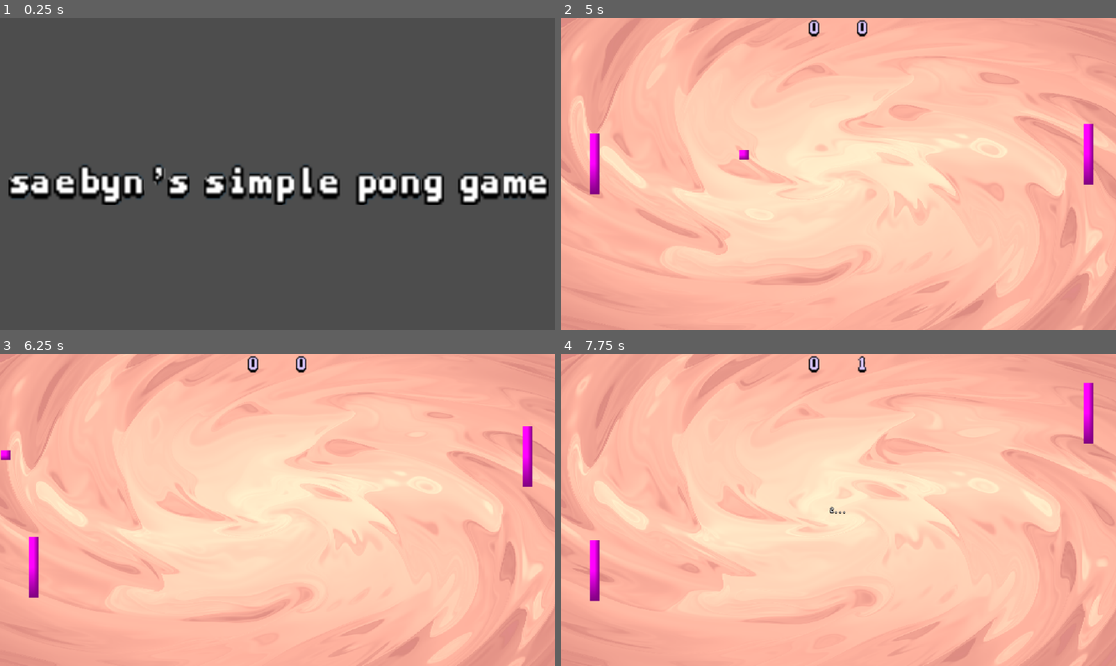
Above: before the commit, frames 1-4 (two rows, left to right).
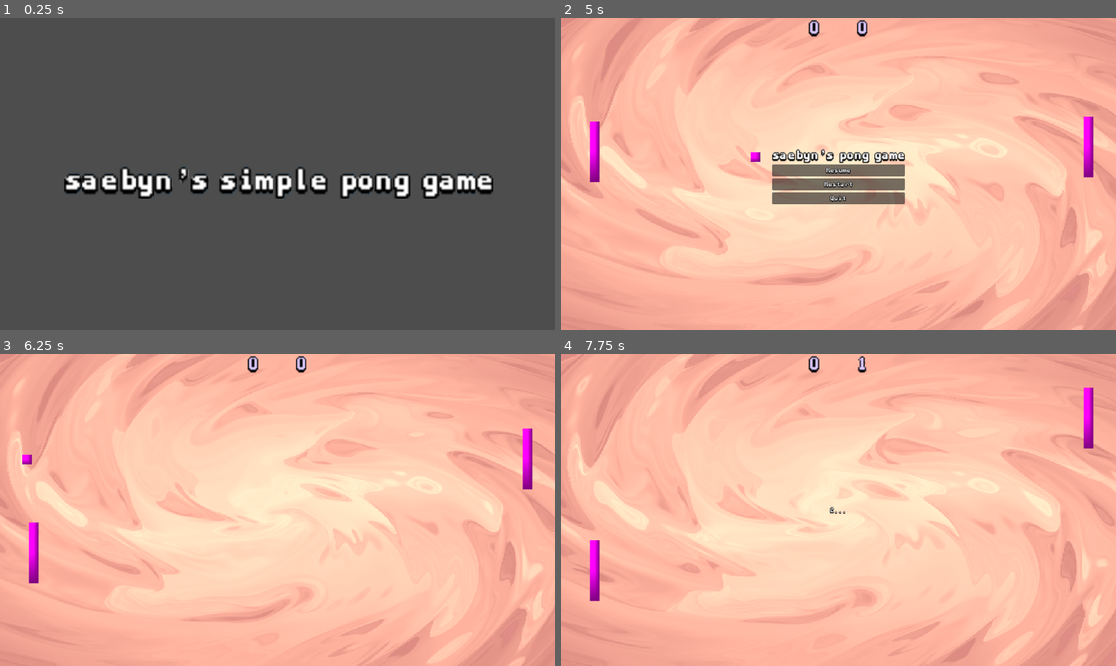
Above: after the commit, the same moments.

Repository: saebyn/godot-pong-game
Game: Godot game, scene res://scenes/splash.tscn
The game is run twice, just before and just after one commit, with the same random seed, the same clock (stepped at 60 frames per second) and the same inputs.
Inputs (mouse positions are in pixels of both pictures, inside the frame that each line leads up to):
- Up to frame 1 (0.25 s): no input
- Up to frame 2 (5 s): tap Enter at 0.5 s; move the mouse to (960, 158) at 0.52 s; hold W (move_up) 0.53-1.25 s; click (960, 158) at 0.67 s; click "Start" at 1.25 s; move the mouse to (727, 189) at 2.02 s; hold R (move_down) 2.03-2.78 s; move the mouse to (894, 105) at 2.77 s; hold W (move_up) 2.78-4.28 s; move the mouse to (810, 236) at 3.52 s; click (810, 236) at 3.67 s; move the mouse to (1005, 220) at 4.27 s; hold R (move_down) from 4.28 s (still down); tap Escape (ui_cancel) at 4.9 s
- Up to frame 3 (6.25 s): release R (move_down) at 5 s; click (277, 506) at 5 s, where only the run after the commit has a clickable "Resume"; move the mouse to (111, 463) at 5.77 s; hold R (move_down) from 5.78 s (still down)
- Up to frame 4 (7.75 s): move the mouse to (866, 510) at 6.52 s; click (866, 510) at 6.67 s; move the mouse to (755, 432) at 7.27 s; release R (move_down) at 7.28 s; hold W (move_up) from 7.28 s (still down)

The runs differ from the first frame. In frame 1, 6.7% of the frame differs, in the area x 1-99%, y 46-60%; in frame 2, 3.9%; in frame 3, 0.4%; in frame 4, less than 0.1%.

Commit message:
Implement pause menu functionality and reset game state

Diff:
--- a/ball.gd
+++ b/ball.gd
@@ -69,3 +69,11 @@
     $Timer.stop()
     $"../UI/RespawnCountdownLabel".text = ""
     reset()
+
+func on_reset():
+  $Sprite2D.visible = false
+  velocity = Vector2.ZERO
+  # Reset the countdown
+  respawn_countdown = 3
+  $Timer.start()
+  $"../UI/RespawnCountdownLabel".text = "3..."
--- a/main_menu.gd
+++ /dev/null
@@ -1,8 +0,0 @@
-extends Control
-
-
-func _on_exit_button_pressed() -> void:
-  get_tree().quit()
-
-func _on_start_button_pressed() -> void:
-  get_tree().change_scene_to_file("res://scenes/main.tscn")
--- /dev/null
+++ b/main_scene.gd
@@ -0,0 +1,32 @@
+extends Node2D
+
+@onready var pause_menu = $PauseMenu
+
+func _input(event: InputEvent) -> void:
+    if event.is_action_pressed("ui_cancel"):
+        # Check if the game is paused
+        if is_game_paused():
+            # If the game is paused, resume it
+            resume_game()
+        else:
+            # If the game is not paused, pause it
+            pause_game()
+
+
+func is_game_paused() -> bool:
+    # Check if the game is paused
+    return get_tree().paused
+
+
+func pause_game() -> void:
+    # Pause the game
+    get_tree().paused = true
+    # Show the pause menu
+    pause_menu.show()
+
+
+func resume_game() -> void:
+    # Resume the game
+    get_tree().paused = false
+    # Hide the pause menu
+    pause_menu.hide()
--- /dev/null
+++ b/menu.gd
@@ -0,0 +1,23 @@
+extends Control
+
+signal restart_game
+
+
+func _on_exit_button_pressed() -> void:
+  get_tree().quit()
+
+func _on_start_button_pressed() -> void:
+  get_tree().change_scene_to_file("res://scenes/main.tscn")
+
+func _on_restart_button_pressed() -> void:
+  restart_game.emit()
+  # Unpause the game
+  get_tree().paused = false
+  # Hide the pause menu
+  hide()
+
+func _on_resume_button_pressed() -> void:
+  # Resume the game
+  get_tree().paused = false
+  # Hide the pause menu
+  hide()
--- a/scenes/main.tscn
+++ b/scenes/main.tscn
@@ -1,11 +1,13 @@
-[gd_scene load_steps=15 format=3 uid="uid://dhqnm1mlu87hb"]
+[gd_scene load_steps=17 format=3 uid="uid://dhqnm1mlu87hb"]
 
 [ext_resource type="Script" uid="uid://bik7nmmbg2fwd" path="res://ball.gd" id="1_tbgi4"]
 [ext_resource type="Material" uid="uid://fymyq4epl6wb" path="res://materials/new_shader_material.tres" id="1_tefeu"]
+[ext_resource type="Script" uid="uid://dh4urbplenrq4" path="res://main_scene.gd" id="1_tipki"]
 [ext_resource type="Script" uid="uid://4n5ocoakrl56" path="res://player.gd" id="2_tefeu"]
 [ext_resource type="Script" uid="uid://nmssax0ehall" path="res://ai.gd" id="3_o6xl0"]
 [ext_resource type="Script" uid="uid://dlpi8n5yk34gb" path="res://goalpost.gd" id="4_tipki"]
 [ext_resource type="Script" uid="uid://rr1y34si0iru" path="res://scoreboard.gd" id="5_85g3d"]
+[ext_resource type="PackedScene" uid="uid://dpw1icb6rf1ir" path="res://scenes/pause_menu.tscn" id="8_85g3d"]
 
 [sub_resource type="RectangleShape2D" id="RectangleShape2D_7dm0k"]
 size = Vector2(1152, 20)
@@ -31,14 +33,19 @@
 font_color = Color(0.859212, 0.782747, 1, 1)
 
 [node name="Main" type="Node2D"]
+process_mode = 3
+script = ExtResource("1_tipki")
 
-[node name="UI" type="Control" parent="."]
+[node name="GameContainer" type="Node2D" parent="."]
+process_mode = 1
+
+[node name="UI" type="Control" parent="GameContainer"]
 layout_mode = 3
 anchors_preset = 0
 offset_right = 1152.0
 offset_bottom = 648.0
 
-[node name="ColorRect" type="ColorRect" parent="UI"]
+[node name="ColorRect" type="ColorRect" parent="GameContainer/UI"]
 material = ExtResource("1_tefeu")
 layout_mode = 1
 anchors_preset = 15
@@ -47,7 +54,7 @@
 grow_horizontal = 2
 grow_vertical = 2
 
-[node name="RespawnCountdownLabel" type="Label" parent="UI"]
+[node name="RespawnCountdownLabel" type="Label" parent="GameContainer/UI"]
 layout_mode = 1
 anchors_preset = 8
 anchor_left = 0.5
@@ -64,83 +71,83 @@
 horizontal_alignment = 1
 vertical_alignment = 1
 
-[node name="Walls" type="StaticBody2D" parent="."]
+[node name="Walls" type="StaticBody2D" parent="GameContainer"]
 
-[node name="CollisionShape2D" type="CollisionShape2D" parent="Walls"]
+[node name="CollisionShape2D" type="CollisionShape2D" parent="GameContainer/Walls"]
 position = Vector2(576, -10)
 shape = SubResource("RectangleShape2D_7dm0k")
 
-[node name="CollisionShape2D2" type="CollisionShape2D" parent="Walls"]
+[node name="CollisionShape2D2" type="CollisionShape2D" parent="GameContainer/Walls"]
 position = Vector2(576, 658)
 shape = SubResource("RectangleShape2D_7dm0k")
 
-[node name="Ball" type="CharacterBody2D" parent="." groups=["ball"]]
+[node name="Ball" type="CharacterBody2D" parent="GameContainer" groups=["ball"]]
 position = Vector2(328, 92)
 motion_mode = 1
 script = ExtResource("1_tbgi4")
 
-[node name="CollisionShape2D" type="CollisionShape2D" parent="Ball"]
+[node name="CollisionShape2D" type="CollisionShape2D" parent="GameContainer/Ball"]
 shape = SubResource("CircleShape2D_ig7tw")
 
-[node name="Sprite2D" type="Sprite2D" parent="Ball"]
+[node name="Sprite2D" type="Sprite2D" parent="GameContainer/Ball"]
 visible = false
 position = Vector2(-8.10623e-06, 1.90735e-06)
 scale = Vector2(20, 20)
 texture = SubResource("PlaceholderTexture2D_0xm2m")
 
-[node name="Timer" type="Timer" parent="Ball"]
+[node name="Timer" type="Timer" parent="GameContainer/Ball"]
 
-[node name="Player" type="CharacterBody2D" parent="."]
+[node name="Player" type="CharacterBody2D" parent="GameContainer"]
 position = Vector2(80, 320)
 motion_mode = 1
 script = ExtResource("2_tefeu")
 
-[node name="Sprite2D" type="Sprite2D" parent="Player"]
+[node name="Sprite2D" type="Sprite2D" parent="GameContainer/Player"]
 position = Vector2(-10, -2)
 scale = Vector2(20, 126)
 texture = SubResource("PlaceholderTexture2D_h2yge")
 
-[node name="CollisionShape2D" type="CollisionShape2D" parent="Player"]
+[node name="CollisionShape2D" type="CollisionShape2D" parent="GameContainer/Player"]
 position = Vector2(-10, -2)
 shape = SubResource("RectangleShape2D_1bvp3")
 
-[node name="AI" type="CharacterBody2D" parent="."]
+[node name="AI" type="CharacterBody2D" parent="GameContainer"]
 position = Vector2(1105, 320)
 motion_mode = 1
 script = ExtResource("3_o6xl0")
 
-[node name="Sprite2D" type="Sprite2D" parent="AI"]
+[node name="Sprite2D" type="Sprite2D" parent="GameContainer/AI"]
 position = Vector2(-10, -2)
 scale = Vector2(20, 126)
 texture = SubResource("PlaceholderTexture2D_h2yge")
 
-[node name="CollisionShape2D" type="CollisionShape2D" parent="AI"]
+[node name="CollisionShape2D" type="CollisionShape2D" parent="GameContainer/AI"]
 position = Vector2(-10, -2)
 shape = SubResource("RectangleShape2D_1bvp3")
 
-[node name="PlayerGoalpost" type="Area2D" parent="." node_paths=PackedStringArray("ball")]
+[node name="PlayerGoalpost" type="Area2D" parent="GameContainer" node_paths=PackedStringArray("ball")]
 script = ExtResource("4_tipki")
 ball = NodePath("../Ball")
 is_player = true
 
-[node name="CollisionShape2D" type="CollisionShape2D" parent="PlayerGoalpost"]
+[node name="CollisionShape2D" type="CollisionShape2D" parent="GameContainer/PlayerGoalpost"]
 position = Vector2(-28, 324)
 shape = SubResource("RectangleShape2D_lquwl")
 
-[node name="AIGoalpost" type="Area2D" parent="." node_paths=PackedStringArray("ball")]
+[node name="AIGoalpost" type="Area2D" parent="GameContainer" node_paths=PackedStringArray("ball")]
 position = Vector2(1208, 0)
 script = ExtResource("4_tipki")
 ball = NodePath("../Ball")
 
-[node name="CollisionShape2D" type="CollisionShape2D" parent="AIGoalpost"]
+[node name="CollisionShape2D" type="CollisionShape2D" parent="GameContainer/AIGoalpost"]
 position = Vector2(-28, 324)
 shape = SubResource("RectangleShape2D_lquwl")
 
-[node name="Scoreboard" type="Node2D" parent="."]
+[node name="Scoreboard" type="Node2D" parent="GameContainer"]
 position = Vector2(576, 0)
 script = ExtResource("5_85g3d")
 
-[node name="PlayerScoreLabel" type="Label" parent="Scoreboard"]
+[node name="PlayerScoreLabel" type="Label" parent="GameContainer/Scoreboard"]
 offset_left = -70.0
 offset_right = -30.0
 offset_bottom = 23.0
@@ -149,7 +156,7 @@
 horizontal_alignment = 1
 vertical_alignment = 1
 
-[node name="AIScoreLabel" type="Label" parent="Scoreboard"]
+[node name="AIScoreLabel" type="Label" parent="GameContainer/Scoreboard"]
 offset_left = 30.0
 offset_right = 70.0
 offset_bottom = 23.0
@@ -158,8 +165,17 @@
 horizontal_alignment = 1
 vertical_alignment = 1
 
-[connection signal="timeout" from="Ball/Timer" to="Ball" method="on_timeout"]
-[connection signal="ai_scored" from="PlayerGoalpost" to="Scoreboard" method="on_ai_scored"]
-[connection signal="body_entered" from="PlayerGoalpost" to="PlayerGoalpost" method="_on_Area2D_body_entered"]
-[connection signal="body_entered" from="AIGoalpost" to="AIGoalpost" method="_on_Area2D_body_entered"]
-[connection signal="player_scored" from="AIGoalpost" to="Scoreboard" method="on_player_scored"]
+[node name="PauseMenu" parent="." instance=ExtResource("8_85g3d")]
+visible = false
+offset_left = 576.0
+offset_top = 324.0
+offset_right = 576.0
+offset_bottom = 324.0
+
+[connection signal="timeout" from="GameContainer/Ball/Timer" to="GameContainer/Ball" method="on_timeout"]
+[connection signal="ai_scored" from="GameContainer/PlayerGoalpost" to="GameContainer/Scoreboard" method="on_ai_scored"]
+[connection signal="body_entered" from="GameContainer/PlayerGoalpost" to="GameContainer/PlayerGoalpost" method="_on_Area2D_body_entered"]
+[connection signal="body_entered" from="GameContainer/AIGoalpost" to="GameContainer/AIGoalpost" method="_on_Area2D_body_entered"]
+[connection signal="player_scored" from="GameContainer/AIGoalpost" to="GameContainer/Scoreboard" method="on_player_scored"]
+[connection signal="restart_game" from="PauseMenu" to="GameContainer/Ball" method="on_reset"]
+[connection signal="restart_game" from="PauseMenu" to="GameContainer/Scoreboard" method="reset_scores"]
--- a/scenes/main_menu.tscn
+++ b/scenes/main_menu.tscn
@@ -1,6 +1,6 @@
 [gd_scene load_steps=3 format=3 uid="uid://dax0hhxr4xyjj"]
 
-[ext_resource type="Script" uid="uid://s6rq0ofyeie5" path="res://main_menu.gd" id="1_l6cm7"]
+[ext_resource type="Script" uid="uid://s6rq0ofyeie5" path="res://menu.gd" id="1_l6cm7"]
 [ext_resource type="Theme" uid="uid://5wwgiimot5nw" path="res://assets/new_theme.tres" id="2_ekxnf"]
 
 [node name="MainMenu" type="Control"]
--- /dev/null
+++ b/scenes/pause_menu.tscn
@@ -0,0 +1,49 @@
+[gd_scene load_steps=3 format=3 uid="uid://dpw1icb6rf1ir"]
+
+[ext_resource type="Script" uid="uid://s6rq0ofyeie5" path="res://menu.gd" id="1_myx47"]
+[ext_resource type="Theme" uid="uid://5wwgiimot5nw" path="res://assets/new_theme.tres" id="2_kukqi"]
+
+[node name="PauseMenu" type="Control"]
+layout_mode = 3
+anchors_preset = 15
+anchor_right = 1.0
+anchor_bottom = 1.0
+grow_horizontal = 2
+grow_vertical = 2
+script = ExtResource("1_myx47")
+
+[node name="CenterContainer" type="CenterContainer" parent="."]
+layout_mode = 1
+anchors_preset = 15
+anchor_right = 1.0
+anchor_bottom = 1.0
+grow_horizontal = 2
+grow_vertical = 2
+
+[node name="VBoxContainer" type="VBoxContainer" parent="CenterContainer"]
+layout_mode = 2
+
+[node name="GameTitleLabel" type="Label" parent="CenterContainer/VBoxContainer"]
+layout_mode = 2
+theme = ExtResource("2_kukqi")
+theme_override_font_sizes/font_size = 30
+text = "saebyn's pong game"
+
+[node name="ResumeButton" type="Button" parent="CenterContainer/VBoxContainer"]
+layout_mode = 2
+theme = ExtResource("2_kukqi")
+text = "Resume"
+
+[node name="RestartButton" type="Button" parent="CenterContainer/VBoxContainer"]
+layout_mode = 2
+theme = ExtResource("2_kukqi")
+text = "Restart"
+
+[node name="ExitButton" type="Button" parent="CenterContainer/VBoxContainer"]
+layout_mode = 2
+theme = ExtResource("2_kukqi")
+text = "Quit"
+
+[connection signal="pressed" from="CenterContainer/VBoxContainer/ResumeButton" to="." method="_on_resume_button_pressed"]
+[connection signal="pressed" from="CenterContainer/VBoxContainer/RestartButton" to="." method="_on_restart_button_pressed"]
+[connection signal="pressed" from="CenterContainer/VBoxContainer/ExitButton" to="." method="_on_exit_button_pressed"]
--- a/scenes/splash.tscn
+++ b/scenes/splash.tscn
@@ -25,7 +25,7 @@
 [node name="Label" type="Label" parent="CenterContainer"]
 layout_mode = 2
 theme = ExtResource("2_10vqf")
-theme_override_font_sizes/font_size = 88
+theme_override_font_sizes/font_size = 70
 text = "saebyn's simple pong game"
 
 [node name="Timer" type="Timer" parent="."]
--- a/scoreboard.gd
+++ b/scoreboard.gd
@@ -10,21 +10,17 @@
 var player_score_label: Label
 var ai_score_label: Label
 
-# Called when the node enters the scene tree for the first time.
-func _ready() -> void:
-  pass # Replace with function body.
-
-
-func reset_game_state():
-  pass
-
 
 func on_ai_scored():
   ai_score += 1
   $AIScoreLabel.text = str(ai_score)
-  reset_game_state()
 
 func on_player_scored():
   player_score += 1
   $PlayerScoreLabel.text = str(player_score)
-  reset_game_state()
+
+func reset_scores():
+  player_score = 0
+  ai_score = 0
+  $PlayerScoreLabel.text = str(player_score)
+  $AIScoreLabel.text = str(ai_score)
Not shown, added: main_scene.gd.uid
Renamed: main_menu.gd.uid -> menu.gd.uid
